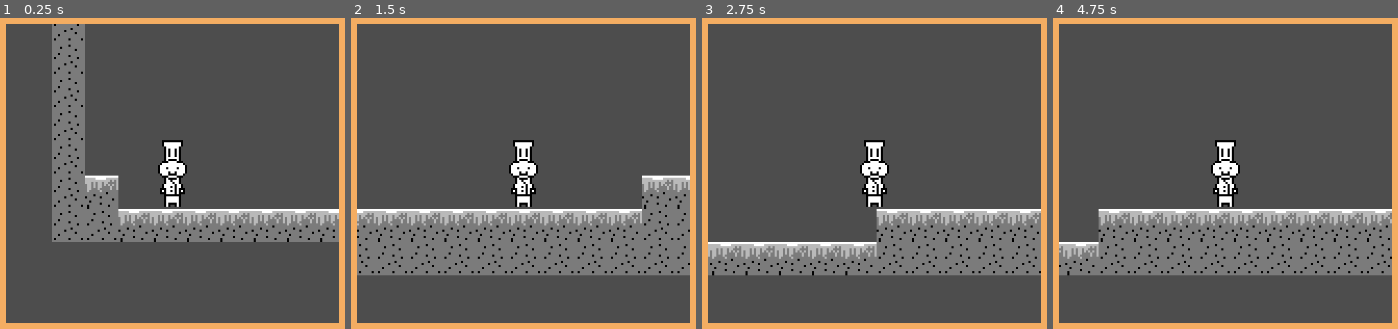
Above: before the commit, frames 1-4 (left to right).
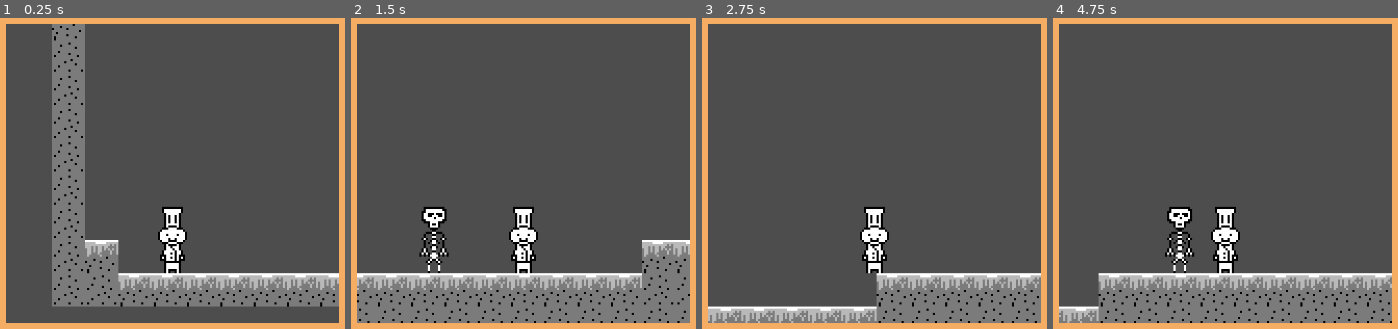
Above: after the commit, the same moments.

Repository: alexmat2on/gbjam-12
Game: Godot game, scene res://root.tscn
The game is run twice, just before and just after one commit, with the same random seed, the same clock (stepped at 60 frames per second) and the same inputs.
Inputs:
- Up to frame 1 (0.25 s): no input
- Up to frame 2 (1.5 s): tap Enter at 0.5 s; hold D (right) from 0.53 s (still down); tap W (up) at 0.77 s
- Up to frame 3 (2.75 s): tap W (up) at 1.52 s; release D (right) at 2.03 s; hold A (left) from 2.03 s (still down)
- Up to frame 4 (4.75 s): release A (left) at 2.78 s; hold D (right) 2.78-4.28 s; tap W (up) at 3.02, 3.77, 4.52 s; hold A (left) from 4.28 s (still down)

The runs differ from the first frame. In frame 1, 22% of the frame differs, in the area x 15-99%, y 1-93%; in frame 2, 36%, in the area x 1-99%, y 39-99%; in frame 3, 26%; in frame 4, 33%.

Commit message:
added utility scripts, behavior scripts, and cleaned up some initial config

Diff:
--- /dev/null
+++ b/godot/components/entities/Entity.gd
@@ -0,0 +1,40 @@
+extends CharacterBody2D
+class_name Entity
+
+enum State {
+	IDLE,
+	AGGRO
+}
+
+const MAX_FALL_SPEED = 800.0
+var gravity = ProjectSettings.get_setting("physics/2d/default_gravity")
+
+@export var idle_behavior: EntityBehavior
+@export var aggro_behavior: EntityBehavior
+@export var detection_area: Area2D
+@export var has_gravity = true
+
+var _current_state = State.IDLE
+var _is_facing_right = true
+
+# Called when the node enters the scene tree for the first time.
+func _ready():
+	if detection_area != null:
+		detection_area.area_entered.connect(_on_player_detected)
+		detection_area.area_exited.connect(_on_player_undetected)
+
+func _physics_process(delta):
+	if aggro_behavior != null && _current_state == State.AGGRO:
+		aggro_behavior.apply_behavior(self, delta)
+	elif idle_behavior != null:
+		idle_behavior.apply_behavior(self, delta)
+
+	move_and_slide()
+
+func _on_player_detected(player):
+	if player != null && player is Player:
+		_current_state = State.AGGRO
+
+func _on_player_undetected(player):
+	if player != null && player is Player:
+		_current_state = State.IDLE
--- /dev/null
+++ b/godot/components/entities/behaviors/scripts/EntityBehavior.gd
@@ -0,0 +1,5 @@
+class_name EntityBehavior
+extends Node2D
+
+func apply_behavior(character: Entity, delta: float):
+	return
--- /dev/null
+++ b/godot/components/entities/behaviors/scripts/PatrolBehavior.gd
@@ -0,0 +1,29 @@
+extends EntityBehavior
+class_name PatrolBehavior
+
+
+@export var speed = 100.0
+@export var edge_detecting_x_distance = 8
+
+func apply_behavior(entity: Entity, delta: float):
+	# Add the gravity.
+	if not entity.is_on_floor():
+		entity.velocity.y += entity.gravity * delta
+		entity.velocity.y = minf(entity.velocity.y, entity.MAX_FALL_SPEED)
+
+	if entity.is_on_wall() || _is_near_edge(entity):
+		scale.x = -1
+		entity._is_facing_right = !entity._is_facing_right
+
+	entity.velocity.x = (1 if entity._is_facing_right else -1) * speed
+
+func _is_near_edge(entity: Entity):
+	if edge_detecting_x_distance <= 0 || !entity.is_on_floor():
+		return false
+
+	var space_state = get_world_2d().direct_space_state
+	var x_position = entity.global_position.x + (edge_detecting_x_distance if entity._is_facing_right else -edge_detecting_x_distance)
+	var edge_raycast = PhysicsRayQueryParameters2D.create(Vector2(x_position, entity.global_position.y - 2), Vector2(x_position, entity.global_position.y + 2))
+	var edge_result = space_state.intersect_ray(edge_raycast)
+
+	return not edge_result
--- a/godot/components/game/game.tscn
+++ b/godot/components/game/game.tscn
@@ -27,8 +27,11 @@
 [node name="Player" parent="." instance=ExtResource("1_jxhnh")]
 position = Vector2(11, -9)
 
+[node name="Camera2D2" type="Camera2D" parent="Player"]
+offset = Vector2(0, -48)
+
 [node name="Skeleton" parent="." instance=ExtResource("1_25xm7")]
-position = Vector2(422, -37)
+position = Vector2(239, -2)
 
 [node name="Ghost" parent="." instance=ExtResource("3_tsgwt")]
 position = Vector2(350, -34)
--- a/godot/components/player/player.gd
+++ b/godot/components/player/player.gd
@@ -1,4 +1,5 @@
 extends CharacterBody2D
+class_name Player
 
 @onready var animSprite = $AnimatedSprite2D;
 
--- a/godot/components/player/player.tscn
+++ b/godot/components/player/player.tscn
@@ -173,21 +173,19 @@
 
 [sub_resource type="CapsuleShape2D" id="CapsuleShape2D_uca6y"]
 radius = 7.0
-height = 34.0
+height = 32.0
 
-[node name="Player" type="Node2D"]
-position = Vector2(1, 0)
-
-[node name="player" type="CharacterBody2D" parent="."]
+[node name="player" type="CharacterBody2D"]
+collision_layer = 2
 script = ExtResource("1_0ke4j")
 
-[node name="AnimatedSprite2D" type="AnimatedSprite2D" parent="player"]
+[node name="AnimatedSprite2D" type="AnimatedSprite2D" parent="."]
 z_index = 99
 texture_filter = 1
 sprite_frames = SubResource("SpriteFrames_u0yn2")
 animation = &"walk_up"
+offset = Vector2(0, -16)
 
-[node name="Hitbox" type="CollisionShape2D" parent="player"]
+[node name="Hitbox" type="CollisionShape2D" parent="."]
+position = Vector2(0, -16)
 shape = SubResource("CapsuleShape2D_uca6y")
-
-[node name="Camera2D" type="Camera2D" parent="player"]
--- a/godot/components/skeleton/skeleton.tscn
+++ b/godot/components/skeleton/skeleton.tscn
@@ -1,6 +1,8 @@
-[gd_scene load_steps=5 format=3 uid="uid://d1cbw1acmg7nt"]
+[gd_scene load_steps=7 format=3 uid="uid://d1cbw1acmg7nt"]
 
 [ext_resource type="Texture2D" uid="uid://dgjyb6i7kr4ui" path="res://components/skeleton/skeleton.png" id="1_di0av"]
+[ext_resource type="Script" path="res://components/entities/Entity.gd" id="1_ylskn"]
+[ext_resource type="Script" path="res://components/entities/behaviors/scripts/PatrolBehavior.gd" id="3_je6g3"]
 
 [sub_resource type="AtlasTexture" id="AtlasTexture_khr7p"]
 atlas = ExtResource("1_di0av")
@@ -19,16 +21,22 @@
 
 [sub_resource type="CapsuleShape2D" id="CapsuleShape2D_nmafq"]
 radius = 8.0
-height = 34.0
+height = 32.0
 
-[node name="Skeleton" type="Node2D"]
+[node name="CharacterBody2D" type="CharacterBody2D" node_paths=PackedStringArray("idle_behavior")]
+collision_layer = 4
+script = ExtResource("1_ylskn")
+idle_behavior = NodePath("PatrolBehavior")
 
-[node name="CharacterBody2D" type="CharacterBody2D" parent="."]
-
-[node name="AnimatedSprite2D" type="AnimatedSprite2D" parent="CharacterBody2D"]
+[node name="AnimatedSprite2D" type="AnimatedSprite2D" parent="."]
 texture_filter = 1
 sprite_frames = SubResource("SpriteFrames_oqrth")
 animation = &"idle"
+offset = Vector2(0, -16)
 
-[node name="CollisionShape2D" type="CollisionShape2D" parent="CharacterBody2D"]
+[node name="CollisionShape2D" type="CollisionShape2D" parent="."]
+position = Vector2(0, -16)
 shape = SubResource("CapsuleShape2D_nmafq")
+
+[node name="PatrolBehavior" type="Node2D" parent="."]
+script = ExtResource("3_je6g3")
--- /dev/null
+++ b/godot/components/utils/Hitbox2D.gd
@@ -0,0 +1,5 @@
+class_name Hitbox2D
+extends Area2D
+
+@export var tag = ""
+@export var damage = 10
--- /dev/null
+++ b/godot/components/utils/Hurtbox2D.gd
@@ -0,0 +1,21 @@
+class_name Hurtbox2D
+extends Area2D
+
+
+@export var can_take_damage = true
+
+
+# Called when the node enters the scene tree for the first time.
+func _ready():
+	if can_take_damage:
+		connect("area_entered", self._on_hitbox_entered)
+
+
+func _on_hitbox_entered(hitbox):
+	if hitbox == null || !hitbox is Hitbox2D:
+		return
+
+	if owner.has_method("take_damage"):
+		owner.take_damage(hitbox)
+	else:
+		print("owner does not have take_damage")
--- a/godot/project.godot
+++ b/godot/project.godot
@@ -29,20 +29,30 @@
 up={
 "deadzone": 0.5,
 "events": [Object(InputEventKey,"resource_local_to_scene":false,"resource_name":"","device":-1,"window_id":0,"alt_press …(192 unchanged characters)…
+, Object(InputEventKey,"resource_local_to_scene":false,"resource_name":"","device":-1,"window_id":0,"alt_pressed":false,"shift_pressed":false,"ctrl_pressed":false,"meta_pressed":false,"pressed":false,"keycode":0,"physical_keycode":4194320,"key_label":0,"unicode":0,"location":0,"echo":false,"script":null)
 ]
 }
 down={
 "deadzone": 0.5,
 "events": [Object(InputEventKey,"resource_local_to_scene":false,"resource_name":"","device":-1,"window_id":0,"alt_press …(192 unchanged characters)…
+, Object(InputEventKey,"resource_local_to_scene":false,"resource_name":"","device":-1,"window_id":0,"alt_pressed":false,"shift_pressed":false,"ctrl_pressed":false,"meta_pressed":false,"pressed":false,"keycode":0,"physical_keycode":4194322,"key_label":0,"unicode":0,"location":0,"echo":false,"script":null)
 ]
 }
 left={
 "deadzone": 0.5,
 "events": [Object(InputEventKey,"resource_local_to_scene":false,"resource_name":"","device":-1,"window_id":0,"alt_press …(191 unchanged characters)…
+, Object(InputEventKey,"resource_local_to_scene":false,"resource_name":"","device":-1,"window_id":0,"alt_pressed":false,"shift_pressed":false,"ctrl_pressed":false,"meta_pressed":false,"pressed":false,"keycode":0,"physical_keycode":4194319,"key_label":0,"unicode":0,"location":0,"echo":false,"script":null)
 ]
 }
 right={
 "deadzone": 0.5,
 "events": [Object(InputEventKey,"resource_local_to_scene":false,"resource_name":"","device":-1,"window_id":0,"alt_press …(192 unchanged characters)…
+, Object(InputEventKey,"resource_local_to_scene":false,"resource_name":"","device":-1,"window_id":0,"alt_pressed":false,"shift_pressed":false,"ctrl_pressed":false,"meta_pressed":false,"pressed":false,"keycode":0,"physical_keycode":4194321,"key_label":0,"unicode":0,"location":0,"echo":false,"script":null)
 ]
 }
+
+[layer_names]
+
+2d_physics/layer_1="GROUND"
+2d_physics/layer_2="PLAYER"
+2d_physics/layer_3="ENEMY"
Not shown, added: .gitignore
